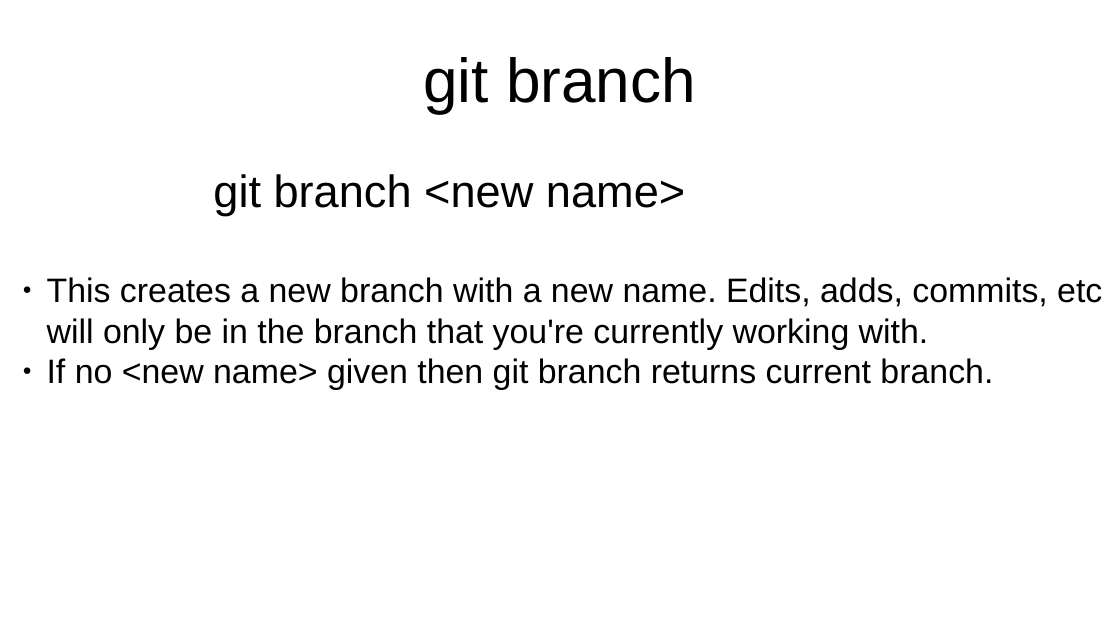
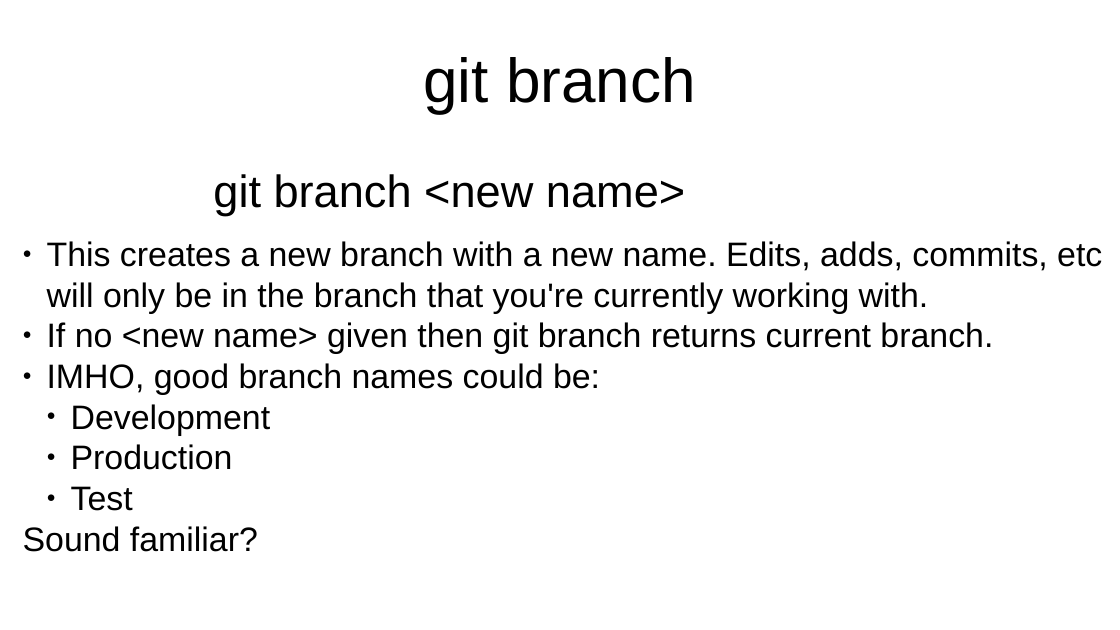
Before and after one commit to flintiii/TenStatementGit, a slide deck: slide 33 of vm_workshop_presentation.odp. Drawn at 1120x630 pixels with LibreOffice and Linux fonts; fonts in the diff are those of the drawing. Boxes give left, top, right and bottom in pixels: in the first picture for what was removed or moved away, otherwise in the second. Text is boxed around its words. In the diff, an @@ line names an element or a change of style, - is before the commit and + after.

```diff
--- a/vm_workshop_presentation.odp
+++ b/vm_workshop_presentation.odp
@@ text "This creates a new branch ...": place and size @@
-text "This creates a new branch ..." at box(47, 277, 1102, 390)
+text "This creates a new branch ..." at box(23, 241, 1102, 552)
@@ text at box(23, 363, 600, 552): paragraphs added @@
+● IMHO, good branch names could be:
+  ● Development
+  ● Production
+  ● Test
+Sound familiar?
```
Also in this commit, not shown: 16 other slides changed, 3 slides added, 2 slides removed.
